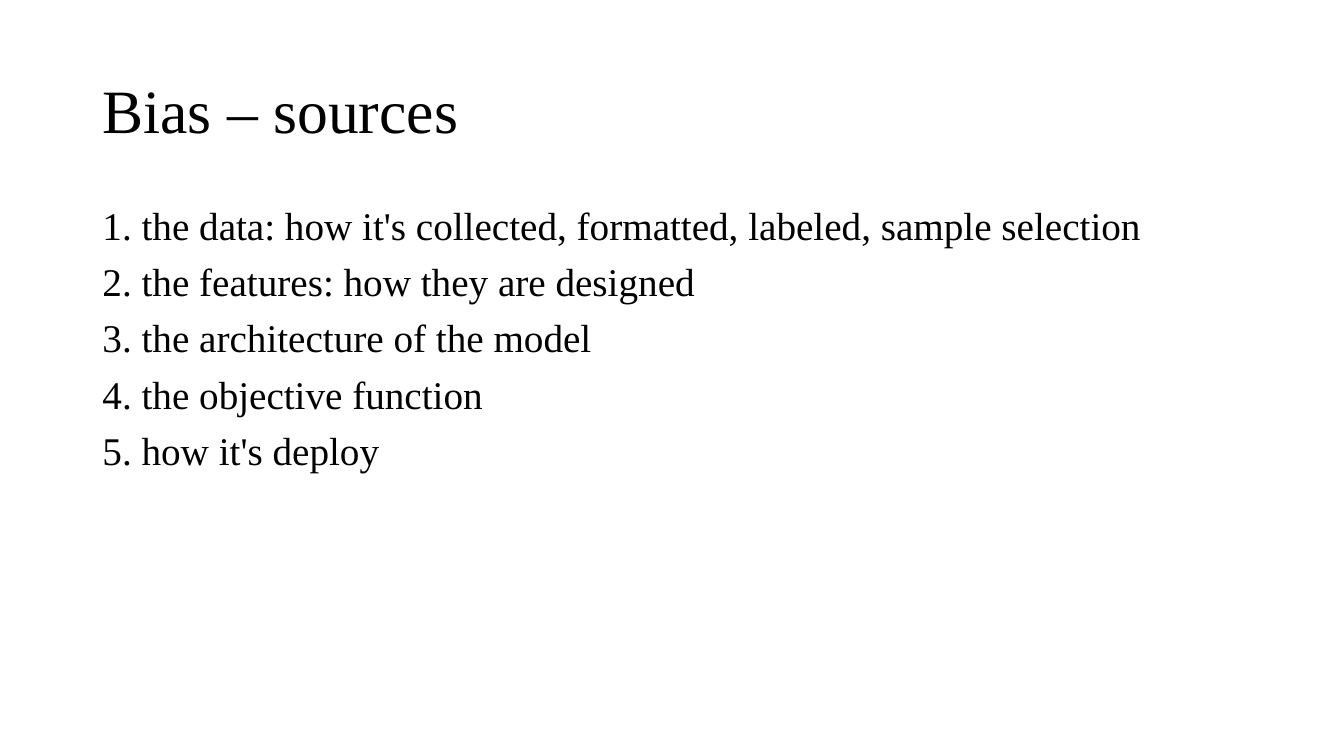
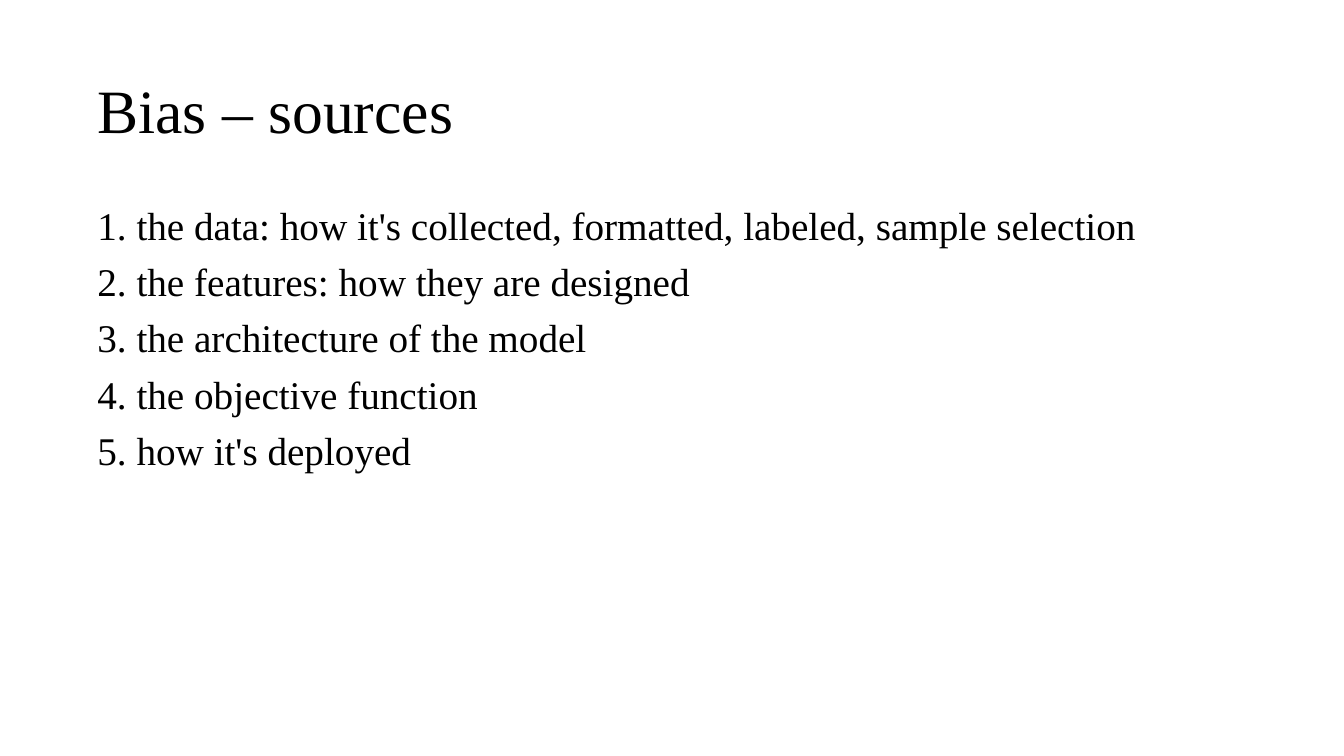
Before and after one commit to Amirosimani/Machine_Learning_Pratt, a slide deck: slide 4 of course slides/week_02.pptx. Drawn at 1344x756 pixels with LibreOffice and Linux fonts; fonts in the diff are those of the drawing. Boxes give left, top, right and bottom in pixels: in the first picture for what was removed or moved away, otherwise in the second. Text is boxed around its words. In the diff, an @@ line names an element or a change of style, - is before the commit and + after.

```diff
--- a/course slides/week_02.pptx
+++ b/course slides/week_02.pptx
@@ title "Bias – sources": place and size @@
-title "Bias – sources" at bbox=[102, 92, 458, 134]
+title "Bias – sources" at bbox=[97, 92, 453, 134]
@@ text at bbox=[97, 437, 412, 473]: text changed @@
-5. how it's deploy
+5. how it's deployed
```
Also in this commit, not shown: 6 other slides changed, 2 other files.
